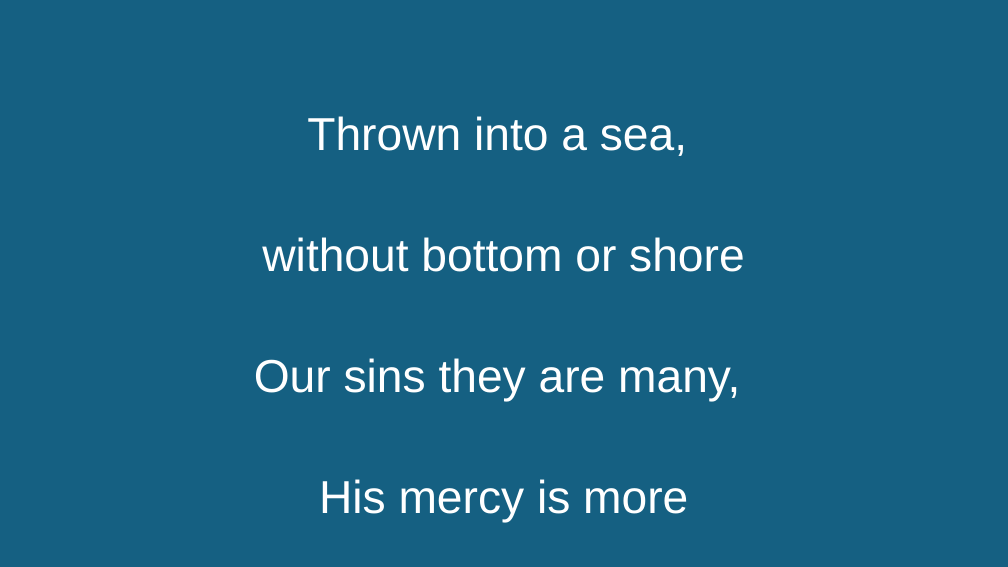
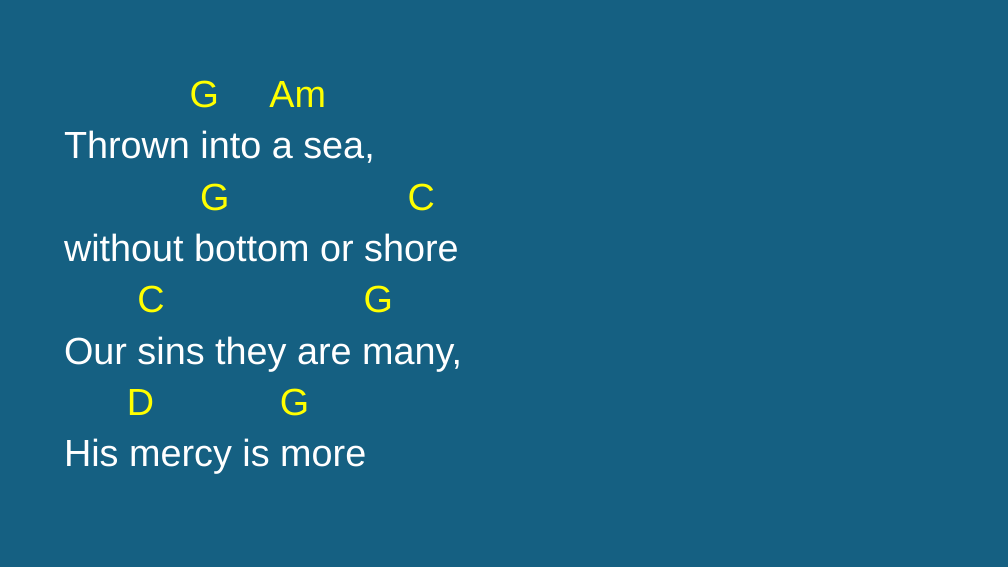
Before and after one commit to kendall412/worship, a slide deck: slide 4 of His Mercy is More-CH.pptx (slide 5 before the commit). Drawn at 1008x567 pixels with LibreOffice and Linux fonts; fonts in the diff are those of the drawing. Boxes give left, top, right and bottom in pixels: in the first picture for what was removed or moved away, otherwise in the second. Text is boxed around its words. In the diff, an @@ line names an element or a change of style, - is before the commit and + after.

```diff
--- a/His Mercy is More-CH.pptx
+++ b/His Mercy is More-CH.pptx
@@ subtitle "G Am": place and size @@
-subtitle "G Am" at (254,116,745,522)
+subtitle "G Am" at (64,80,462,474)
@@ subtitle at (190,80,326,108): paragraph added @@
+G Am
@@ subtitle at (64,130,462,474): size 44 to 36 pt in "Thrown into a sea,", "without bottom or shore", "Our sins they are many,", "His mercy is more"; alignment centre to left @@
@@ subtitle at (200,183,435,211): paragraph added @@
+G C
@@ subtitle at (137,285,393,313): paragraph added @@
+C G
@@ subtitle at (127,388,309,416): paragraph added @@
+D G
```
Also in this commit, not shown: 7 other slides changed, 6 slides removed, 8 other files.
